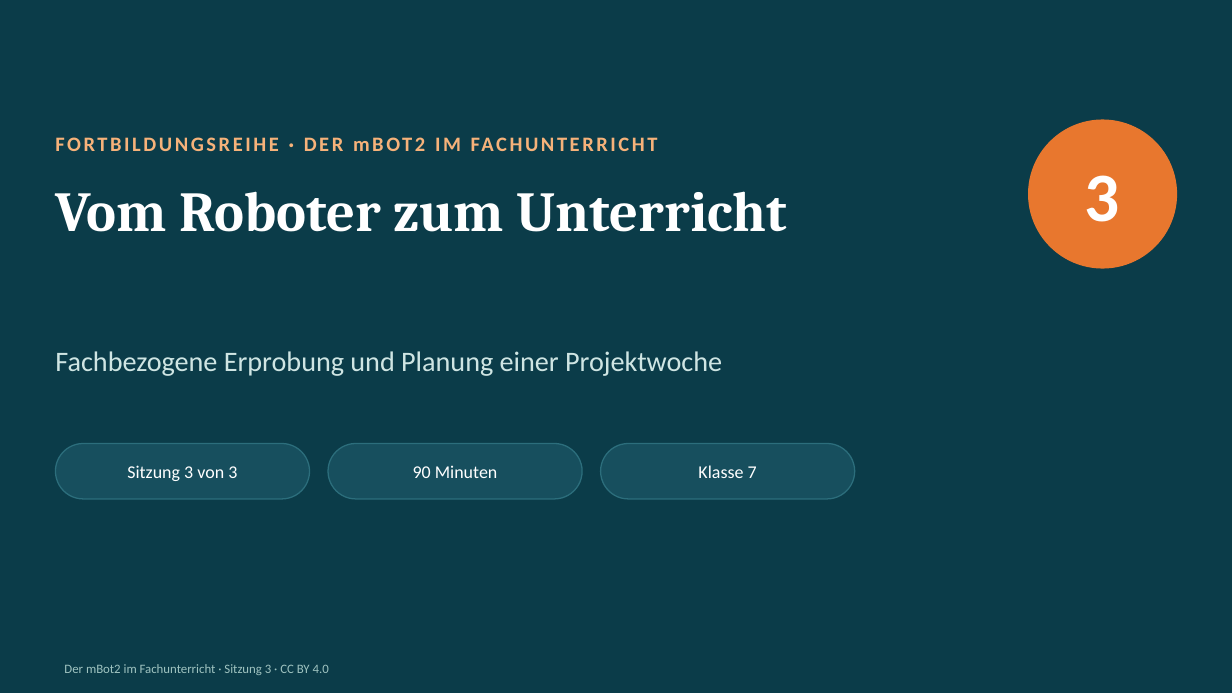
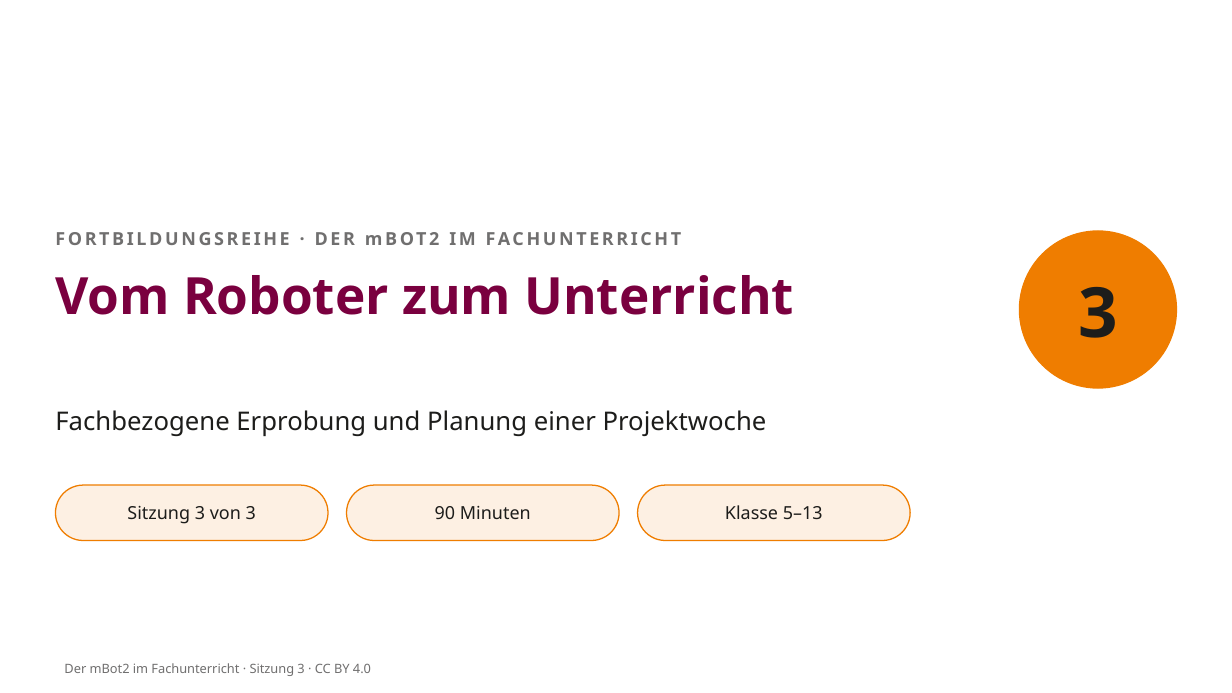
Before and after one commit to OVGU-VET-TechEd/MBOT2_Weiterbildung, a slide deck: slide 1 of Session_3_Fachtransfer_Projektwoche/S3_Folien.pptx. Drawn at 1232x693 pixels with LibreOffice and Linux fonts; fonts in the diff are those of the drawing; background and template pictures are left out. Boxes give left, top, right and bottom in pixels: in the first picture for what was removed or moved away, otherwise in the second. Text is boxed around its words. In the diff, an @@ line names an element or a change of style, - is before the commit and + after.

```diff
--- a/Session_3_Fachtransfer_Projektwoche/S3_Folien.pptx
+++ b/Session_3_Fachtransfer_Projektwoche/S3_Folien.pptx
@@ background #0B3C49 to #FFFFFF @@
@@ text "FORTBILDUNGSREIHE · DER mBOT2 IM ...": place and size @@
-text "FORTBILDUNGSREIHE · DER mBOT2 IM ..." at <box>55,120,980,166</box>
+text "FORTBILDUNGSREIHE · DER mBOT2 IM ..." at <box>55,232,682,245</box>
@@ text "FORTBILDUNGSREIHE · DER mBOT2 IM ..." at <box>55,232,682,245</box>: size 16 to 14 pt, font Calibri to Noto Sans, text colour #F6B27A to #706F6F @@
@@ font Calibri to Noto Sans, text colour #FFFFFF to #1D1D1B in 3 elements at <box>127,506,256,524</box>, <box>435,506,531,519</box>, <box>1078,287,1118,338</box> @@
@@ text "3": place and size @@
-text "3" at <box>1085,175,1120,222</box>
+text "3" at <box>1078,287,1118,338</box>
@@ ellipse: place and size @@
-ellipse at <box>1029,120,1177,268</box>
+ellipse at <box>1019,231,1177,388</box>
@@ ellipse at <box>1019,231,1177,388</box>: fill #E8772E to #EF7D00; outline #E8772E 1 pt to #EF7D00 1 pt @@
@@ text "Vom Roboter zum Unterricht": place and size @@
-text "Vom Roboter zum Unterricht" at <box>55,191,788,232</box>
+text "Vom Roboter zum Unterricht" at <box>55,275,794,315</box>
@@ text "Vom Roboter zum Unterricht" at <box>55,275,794,315</box>: size 44 to 40 pt, font Cambria to Noto Sans, text colour #FFFFFF to #7A003F @@
@@ text "Fachbezogene Erprobung und Planung einer ...": place and size @@
-text "Fachbezogene Erprobung und Planung einer ..." at <box>55,351,722,376</box>
+text "Fachbezogene Erprobung und Planung einer ..." at <box>55,410,767,436</box>
@@ text "Fachbezogene Erprobung und Planung einer ..." at <box>55,410,767,436</box>: size 22 to 20 pt, font Calibri to Noto Sans, text colour #CFE5E3 to #1D1D1B @@
@@ text "Sitzung 3 von 3": place and size @@
-text "Sitzung 3 von 3" at <box>127,465,237,481</box>
+text "Sitzung 3 von 3" at <box>127,506,256,524</box>
@@ rounded rectangle: place and size @@
-rounded rectangle at <box>55,444,310,499</box>
+rounded rectangle at <box>55,485,328,541</box>
@@ text "90 Minuten": place and size @@
-text "90 Minuten" at <box>413,465,498,478</box>
+text "90 Minuten" at <box>435,506,531,519</box>
@@ rounded rectangle: place and size @@
-rounded rectangle at <box>328,444,582,499</box>
+rounded rectangle at <box>347,485,619,541</box>
@@ fill #174F5E to #FDF0E3; outline #2C6E7C 1 pt to #EF7D00 1 pt in 3 elements at <box>55,485,328,541</box>, <box>347,485,619,541</box>, <box>638,485,910,541</box> @@
@@ rounded rectangle: place and size @@
-rounded rectangle at <box>601,444,855,499</box>
+rounded rectangle at <box>638,485,910,541</box>
@@ text at <box>725,505,823,519</box>: text changed; font Calibri to Noto Sans; text colour #FFFFFF to #1D1D1B @@
-Klasse 7
+Klasse 5–13
@@ text "Der mBot2 im Fachunterricht · ..." at <box>64,663,371,676</box>: font Calibri to Noto Sans, text colour #9FC3C0 to #706F6F @@
```
Also in this commit, not shown: 13 other slides changed, 57 other files.
